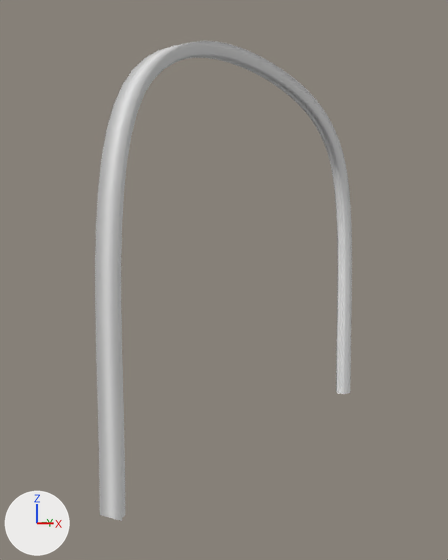
Renders of the Blender file Assets/Custom Models/grand_archway.blend from each side of a commit.
Camera for both pictures: a camera (50 mm lens) standing at (7.45, -8.6, 4.66) and looking at (-0.92, 5.69, 4.11). Every picture has the same lights, and +X, +Y and +Z are marked at lower left.

The scene before the commit, as lines of its bpy script (objects in view):
```python
cu_beziercurve_001 = bpy.data.curves.new('BezierCurve.001', 'CURVE')
cu_beziercurve_001.dimensions = '3D'
_sp = cu_beziercurve_001.splines.new('BEZIER'); _sp.bezier_points.add(2)
_sp.bezier_points.foreach_set('co', [-0.00547, -1.553, 0.0, 0.875, -1.271, 0.0, 0.988, 0.00957, 0.0])
_sp.bezier_points.foreach_set('handle_left', [-0.253, -1.555, 0.0, 0.69, -1.531, 0.0, 0.986, -0.509, 0.0])
_sp.bezier_points.foreach_set('handle_right', [0.243, -1.551, 0.0, 1.061, -1.01, 0.0, 0.991, 0.652, 0.0])
for _p, _l, _r in zip(_sp.bezier_points, ['ALIGNED', 'ALIGNED', 'ALIGNED'], ['ALIGNED', 'ALIGNED', 'ALIGNED']): _p.handle_left_type = _l; _p.handle_right_type = _r
_sp.order_u = 0
_sp.order_v = 0
cu_beziercurve_001.use_path = True
cu_beziercurve_001.use_path_clamp = True
cu_beziercurve_001.bevel_mode = 'OBJECT'
cu_beziercurve_001.bevel_resolution = 0
cu_beziercurve_001.fill_mode = 'HALF'
cu_beziercurve_001.twist_mode = 'Z_UP'
cu_beziercurve_001.bevel_object = ob_beziercurve
ob_grand_curve = bpy.data.objects.new('grand curve', cu_beziercurve_001)
ob_grand_curve.location = (0.0, 6.26, 0.0)
ob_grand_curve.rotation_euler = (-4.712, 3.142, 1.571)  # degrees (-270, 180, 90)
ob_grand_curve.scale = (6.26, 6.26, 6.26)
_m = ob_grand_curve.modifiers.new('Mirror', 'MIRROR')
```
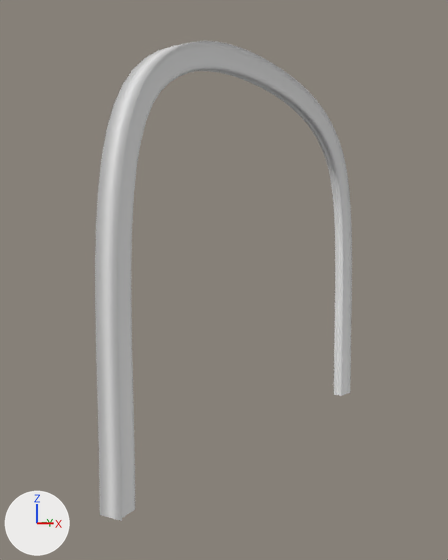
Edits to the scene script, one JSON object a line:
```json
{"block": "cu_beziercurve", "where": "_sp = cu_beziercurve.splines.new('BEZIER'); _sp.bezier_points.add(8)"}
{"op": "remove", "block": "cu_beziercurve", "code": "_sp.bezier_points.foreach_set('co', [0.114, -0.672, 0.0, -0.121, -0.469, 0.0, -0.496, -0.392, 0.0, -0.62, -0.213, 0.0, -0.491, -0.0207, 0.0, -0.619, 0.174, 0.0, -0.495, 0.362, 0.0, -0.125, 0.458, 0.0, 0.115, 0.676, 0.0])"}
{"op": "remove", "block": "cu_beziercurve", "code": "_sp.bezier_points.foreach_set('handle_left', [0.115, -0.223, 0.0, -0.0428, -0.536, 0.0, -0.371, -0.418, 0.0, -0.578, -0.273, 0.0, -0.503, -0.0852, 0.0, -0.576, 0.109, 0.0, -0.536, 0.299, 0.0, -0.248, 0.426, 0.0, 0.035, 0.603, 0.0])"}
{"op": "remove", "block": "cu_beziercurve", "code": "_sp.bezier_points.foreach_set('handle_right', [0.0358, -0.604, 0.0, -0.246, -0.443, 0.0, -0.537, -0.332, 0.0, -0.577, -0.149, 0.0, -0.501, 0.0443, 0.0, -0.577, 0.237, 0.0, -0.372, 0.394, 0.0, -0.045, 0.531, 0.0, 0.115, 0.227, 0.0])"}
{"op": "remove", "block": "cu_beziercurve", "code": "for _p, _l, _r in zip(_sp.bezier_points, ['VECTOR', 'VECTOR', 'VECTOR', 'VECTOR', 'FREE', 'VECTOR', 'VECTOR', 'VECTOR', 'VECTOR'], ['VECTOR', 'VECTOR', 'VECTOR', 'VECTOR', 'FREE', 'VECTOR', 'VECTOR', 'VECTOR', 'VECTOR']): _p.handle_left_type = _l; _p.handle_right_type = _r"}
{"op": "add", "block": "cu_beziercurve", "code": "_sp.bezier_points.foreach_set('co', [0.114, -0.672, 0.0, -0.121, -0.469, 0.0, -1.226, -0.392, 0.0, -1.35, -0.213, 0.0, -1.221, -0.0207, 0.0, -1.349, 0.174, 0.0, -1.225, 0.362, 0.0, -0.125, 0.458, 0.0, 0.115, 0.676, 0.0])"}
{"op": "add", "block": "cu_beziercurve", "code": "_sp.bezier_points.foreach_set('handle_left', [0.115, -0.223, 0.0, -0.0428, -0.536, 0.0, -0.371, -0.418, 0.0, -1.308, -0.273, 0.0, -1.233, -0.0852, 0.0, -1.306, 0.109, 0.0, -1.266, 0.299, 0.0, -0.492, 0.426, 0.0, 0.035, 0.603, 0.0])"}
{"op": "add", "block": "cu_beziercurve", "code": "_sp.bezier_points.foreach_set('handle_right', [0.0358, -0.604, 0.0, -0.49, -0.443, 0.0, -1.267, -0.332, 0.0, -1.307, -0.149, 0.0, -1.232, 0.0443, 0.0, -1.307, 0.237, 0.0, -0.372, 0.394, 0.0, -0.045, 0.531, 0.0, 0.115, 0.227, 0.0])"}
{"op": "add", "block": "cu_beziercurve", "code": "for _p, _l, _r in zip(_sp.bezier_points, ['VECTOR', 'VECTOR', 'FREE', 'VECTOR', 'FREE', 'VECTOR', 'VECTOR', 'VECTOR', 'VECTOR'], ['VECTOR', 'VECTOR', 'VECTOR', 'VECTOR', 'FREE', 'VECTOR', 'FREE', 'VECTOR', 'VECTOR']): _p.handle_left_type = _l; _p.handle_right_type = _r"}
```

Boxes [x1, y1, x2, y2] around the edits, measured in the pictures (448 x 560 px):
```json
{"object": "grand curve", "change": "reshaped", "before": [95, 41, 352, 521], "after": [95, 41, 352, 521]}
```
